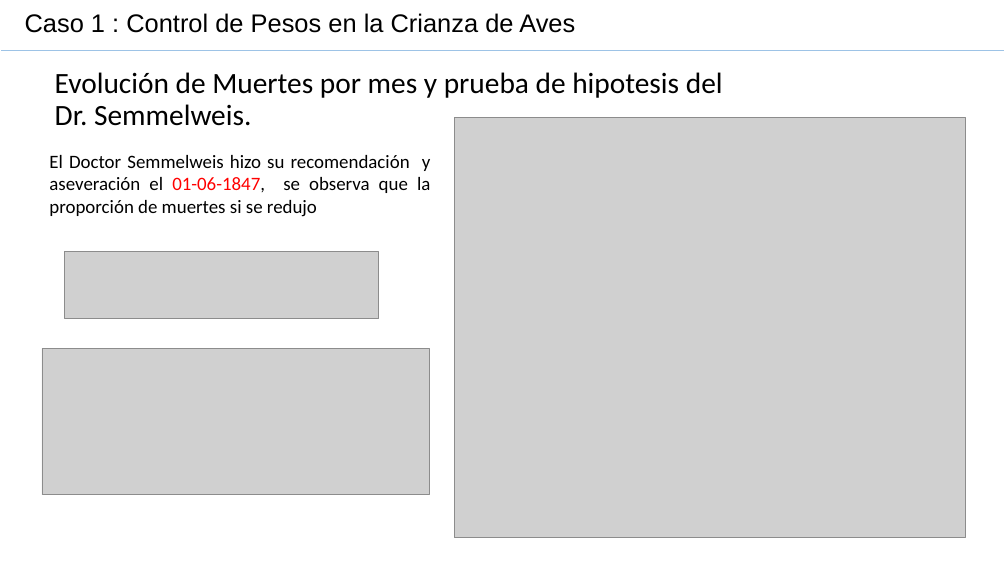
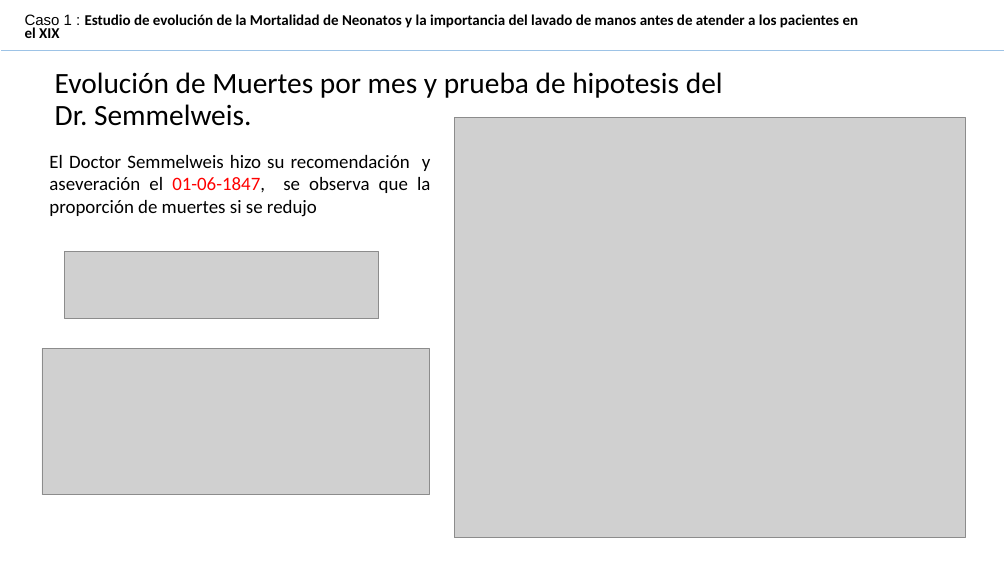
Before and after one commit to u712596/TrabajoFinal, a slide deck: slide 3 of Gestión de Datos-Trabajo Final-Caso GSE.pptx. Drawn at 1008x567 pixels with LibreOffice and Linux fonts; fonts in the diff are those of the drawing; grey boxes stand for pictures. Boxes give left, top, right and bottom in pixels: in the first picture for what was removed or moved away, otherwise in the second. Text is boxed around its words. In the diff, an @@ line names an element or a change of style, - is before the commit and + after.

```diff
--- a/Gestión de Datos-Trabajo Final-Caso GSE.pptx
+++ b/Gestión de Datos-Trabajo Final-Caso GSE.pptx
@@ text removed at [25,13,575,33] @@
-Caso 1 : Control de Pesos en la Crianza de Aves
@@ text added at [25,14,859,38], 14.3 pt, text #000000, bold @@
+Caso 1 : Estudio de evolución de la Mortalidad de Neonatos y la importancia del lavado de manos antes de atender a los pacientes en el XIX
```
Also in this commit, not shown: 3 other slides changed, 2 other files.
